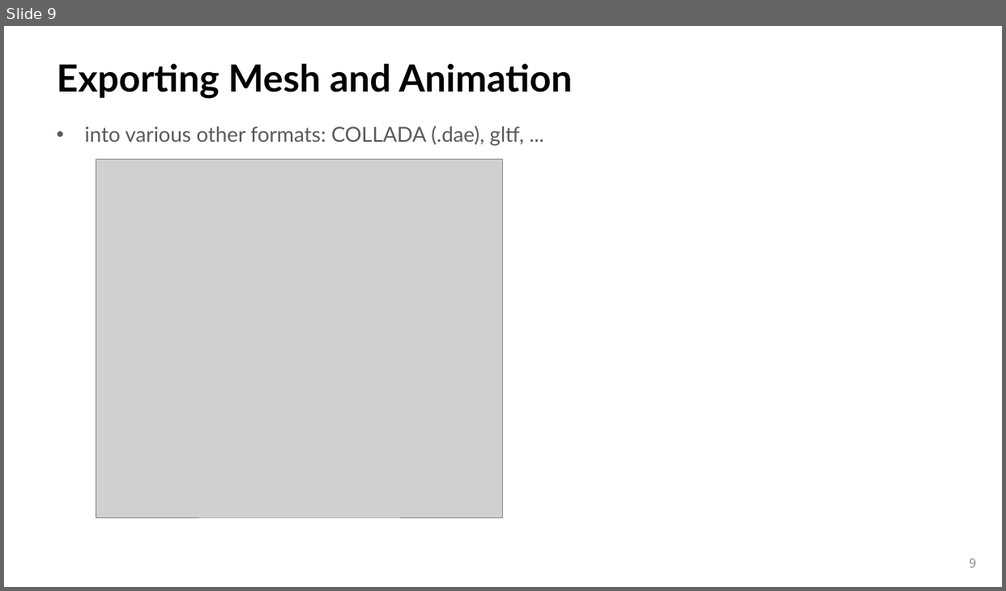
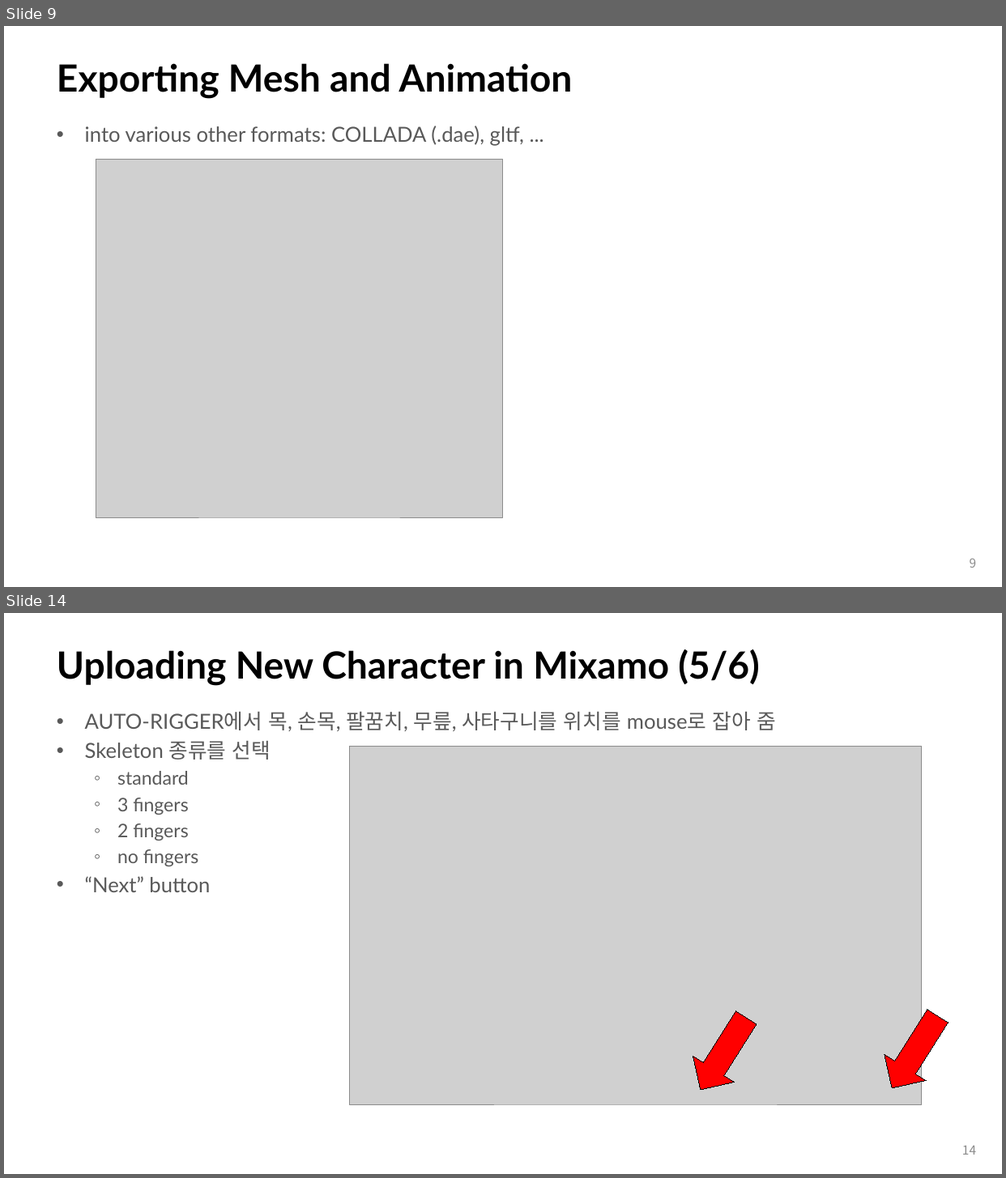
Before and after one commit to iklee99/WebGLDist, a slide deck: Notes/11_2_SkeletalAnimation.pptx. Shown one above the other, each under a label of ours: slide 9 before the commit, slides 9 and 14 after it; the slides between them are not shown. The pictures are 1006x591 and 1006x1178 pixels, drawn with LibreOffice and Linux fonts; fonts in the diff are those of the drawing; grey boxes stand for pictures. Boxes give left, top, right and bottom in pixels: in the first picture for what was removed or moved away, otherwise in the second. Text is boxed around its words. In the diff, an @@ line names an element or a change of style, - is before the commit and + after.

```diff
--- a/Notes/11_2_SkeletalAnimation.pptx
+++ b/Notes/11_2_SkeletalAnimation.pptx
@@ slide 14 added at box(4, 613, 1002, 1174), background #FFFFFF @@
@@ title added at box(57, 649, 759, 686), 36 pt, text #000000, bold @@
+Uploading New Character in Mixamo (5/6)
@@ text added at box(85, 712, 776, 892), 20 pt, text #595959 @@
+• AUTO-RIGGER에서 목, 손목, 팔꿈치, 무릎, 사타구니를 위치를 mouse로 잡아 줌
+• Skeleton 종류를 선택
+  ◦ standard
+  ◦ 3 fingers
+  ◦ 2 fingers
+  ◦ no fingers
+• “Next” button
@@ picture added at box(350, 747, 922, 1105) @@
@@ down arrow added at box(680, 1005, 767, 1103), fill #FF0000, outline #000000 0.75 pt @@
@@ down arrow added at box(872, 1003, 959, 1101), fill #FF0000, outline #000000 0.75 pt @@
@@ page number added at box(962, 1146, 976, 1155), 12 pt, text #8C8C8C @@
+14
```
Also in this commit, not shown: 5 other slides added.
